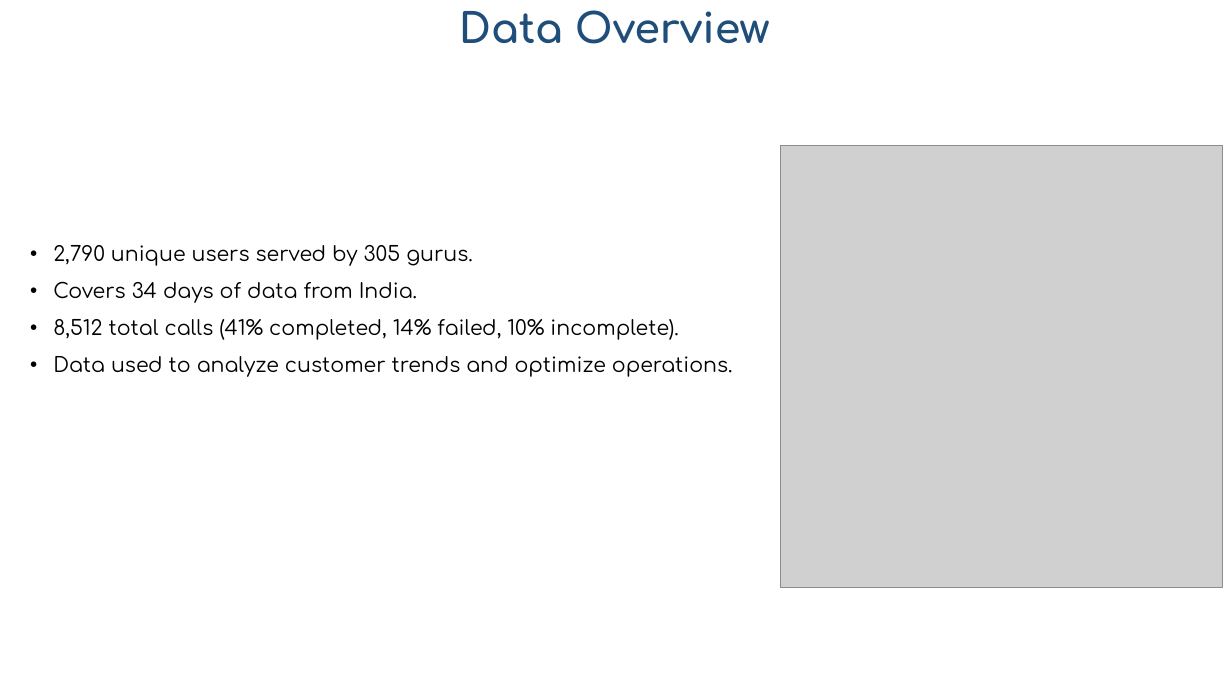
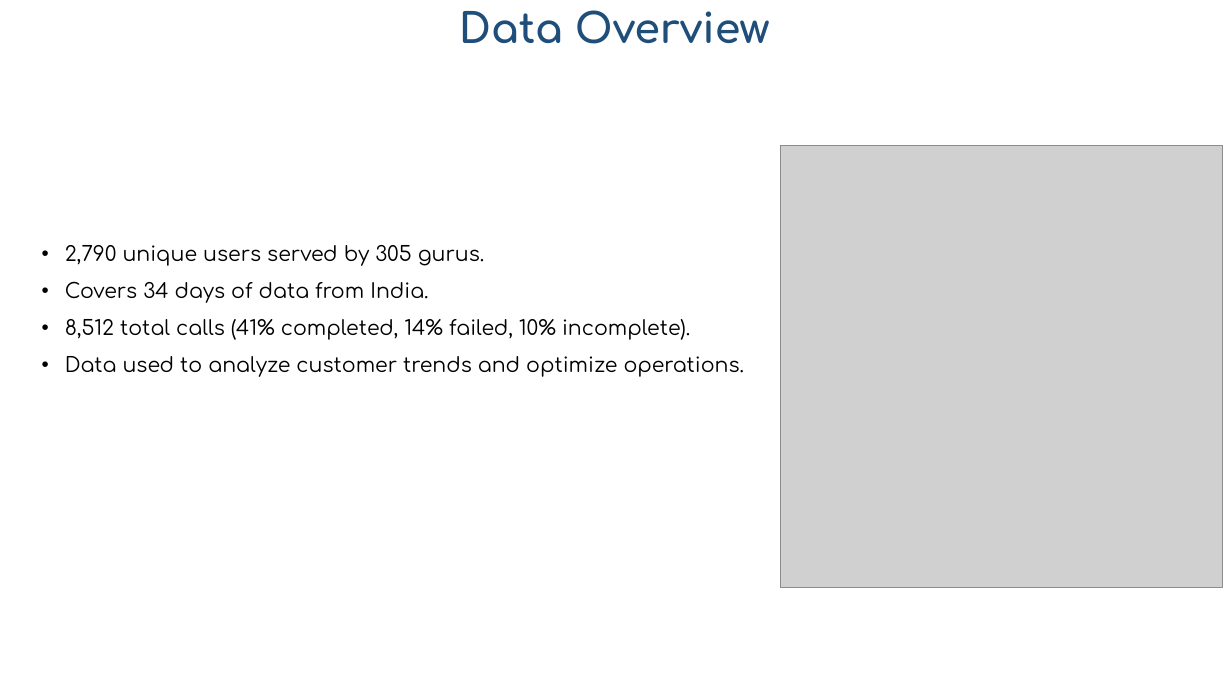
Before and after one commit to vikas9074122983/AstroSage_analysis_excel_dashboard_project, a slide deck: slide 4 of Atrosage_analysis_Vikas.pptx. Drawn at 1232x693 pixels with LibreOffice and Linux fonts; fonts in the diff are those of the drawing; grey boxes stand for pictures. Boxes give left, top, right and bottom in pixels: in the first picture for what was removed or moved away, otherwise in the second. Text is boxed around its words. In the diff, an @@ line names an element or a change of style, - is before the commit and + after.

```diff
--- a/Atrosage_analysis_Vikas.pptx
+++ b/Atrosage_analysis_Vikas.pptx
@@ text "2,790 unique users served by ...": place and size @@
-text "2,790 unique users served by ..." at [53, 245, 733, 377]
+text "2,790 unique users served by ..." at [65, 245, 745, 377]
```
Also in this commit, not shown: 3 other slides changed, 1 slide added, 1 slide removed, 1 other file.
